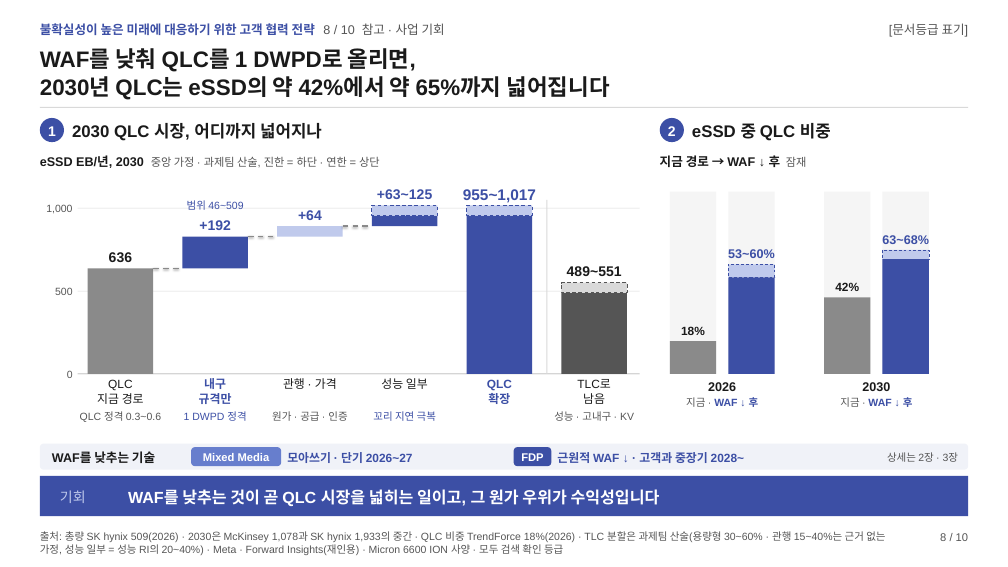
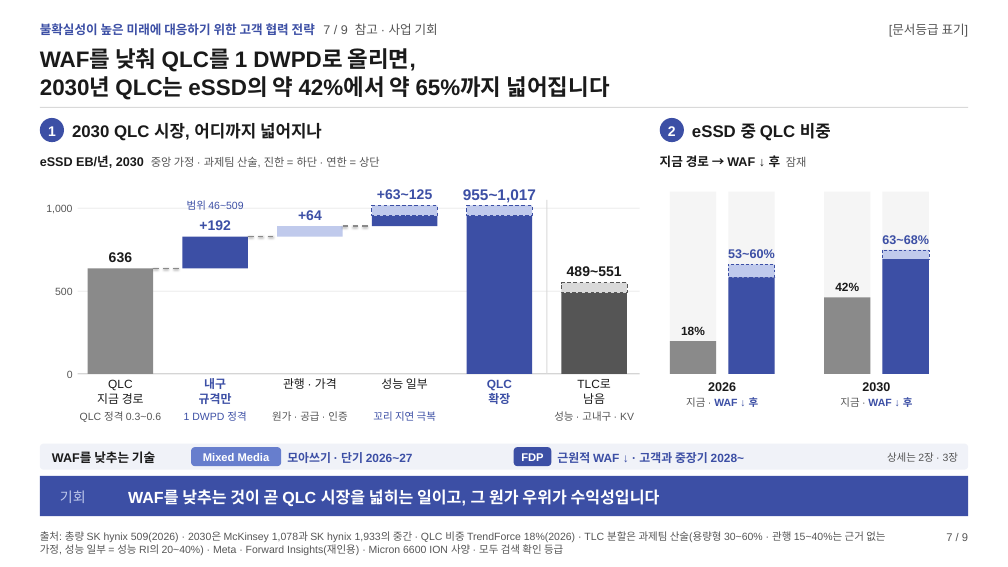
Before and after one commit to k31001/action-learning, a slide deck: slide 7 of dashboard/public/presentations/ssd-future-ready-strategy.pptx (slide 8 before the commit). Drawn at 1008x567 pixels with LibreOffice and Linux fonts; fonts in the diff are those of the drawing. Boxes give left, top, right and bottom in pixels: in the first picture for what was removed or moved away, otherwise in the second. Text is boxed around its words. In the diff, an @@ line names an element or a change of style, - is before the commit and + after.

```diff
--- a/dashboard/public/presentations/ssd-future-ready-strategy.pptx
+++ b/dashboard/public/presentations/ssd-future-ready-strategy.pptx
@@ text at <box>40,23,438,35</box>: text changed @@
-불확실성이 높은 미래에 대응하기 위한 고객 협력 전략 8 / 10 참고 · 사업 기회
+불확실성이 높은 미래에 대응하기 위한 고객 협력 전략 7 / 9 참고 · 사업 기회
@@ text at <box>946,533,968,541</box>: text changed @@
-8 / 10
+7 / 9
```
Also in this commit, not shown: 8 other slides changed, 1 slide removed, 21 other files.
